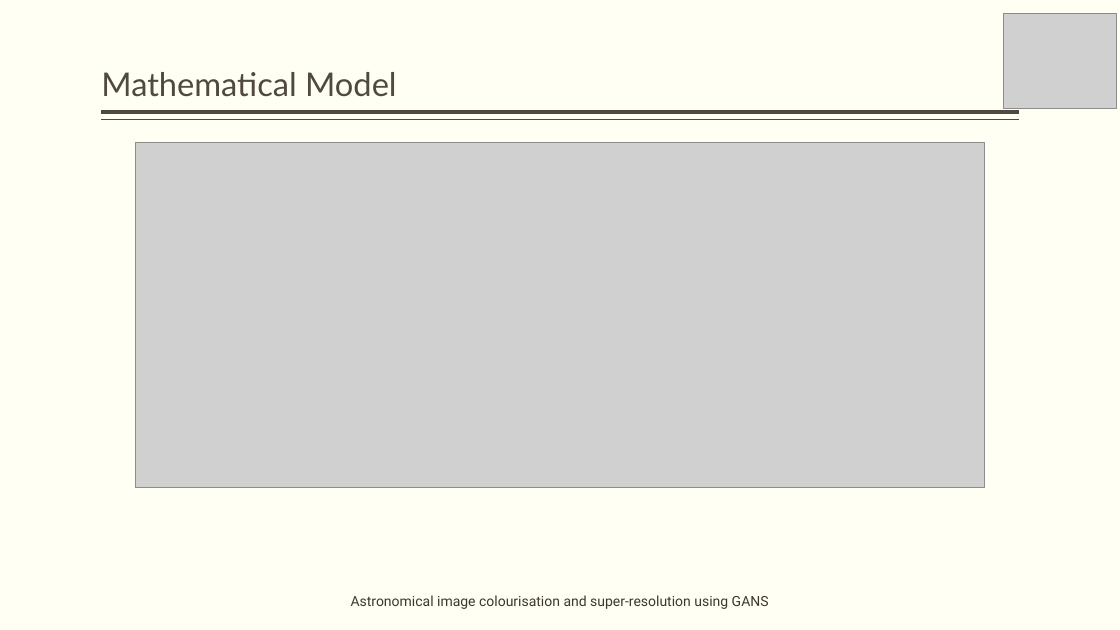
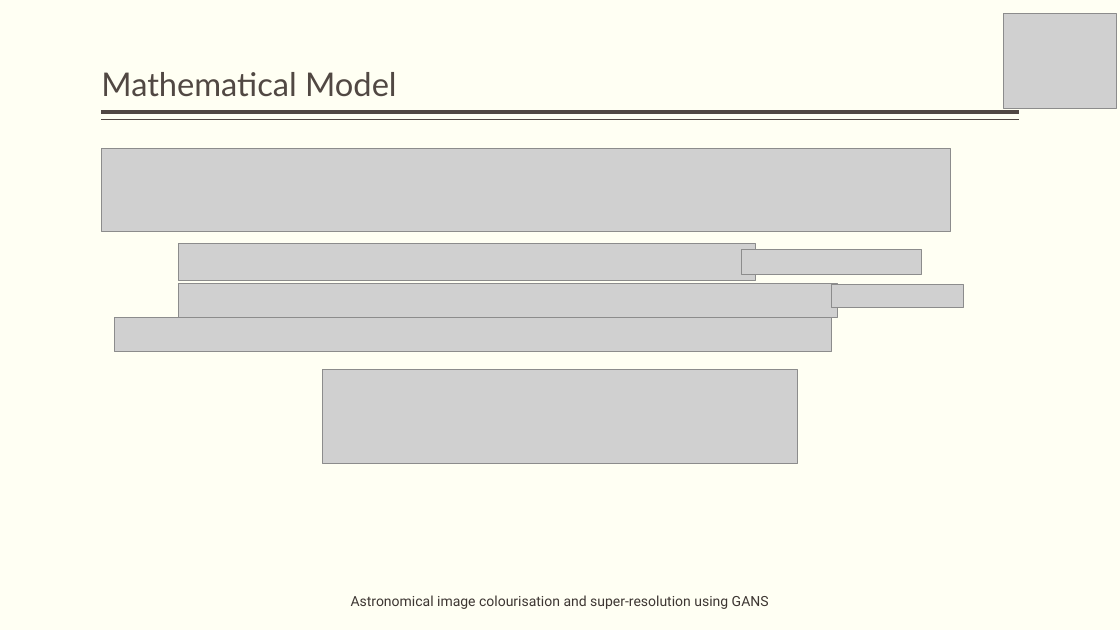
Before and after one commit to obi-wan-shinobi/Literature-Review, a slide deck: slide 24 of Presentation/Stage_1/stage_1_presentation.pptx (slide 26 before the commit). Drawn at 1120x630 pixels with LibreOffice and Linux fonts; fonts in the diff are those of the drawing; grey boxes stand for pictures. Boxes give left, top, right and bottom in pixels: in the first picture for what was removed or moved away, otherwise in the second. Text is boxed around its words. In the diff, an @@ line names an element or a change of style, - is before the commit and + after.

```diff
--- a/Presentation/Stage_1/stage_1_presentation.pptx
+++ b/Presentation/Stage_1/stage_1_presentation.pptx
@@ picture added at box(102, 149, 951, 232) @@
@@ picture added at box(179, 244, 756, 280) @@
@@ picture added at box(742, 250, 923, 274) @@
@@ picture: place and size @@
-picture at box(135, 142, 985, 488)
+picture at box(179, 284, 839, 318)
@@ picture added at box(832, 285, 964, 308) @@
@@ picture added at box(114, 318, 832, 352) @@
@@ picture added at box(323, 370, 798, 464) @@
```
Also in this commit, not shown: 11 other slides changed, 1 slide removed, 1 other file.
